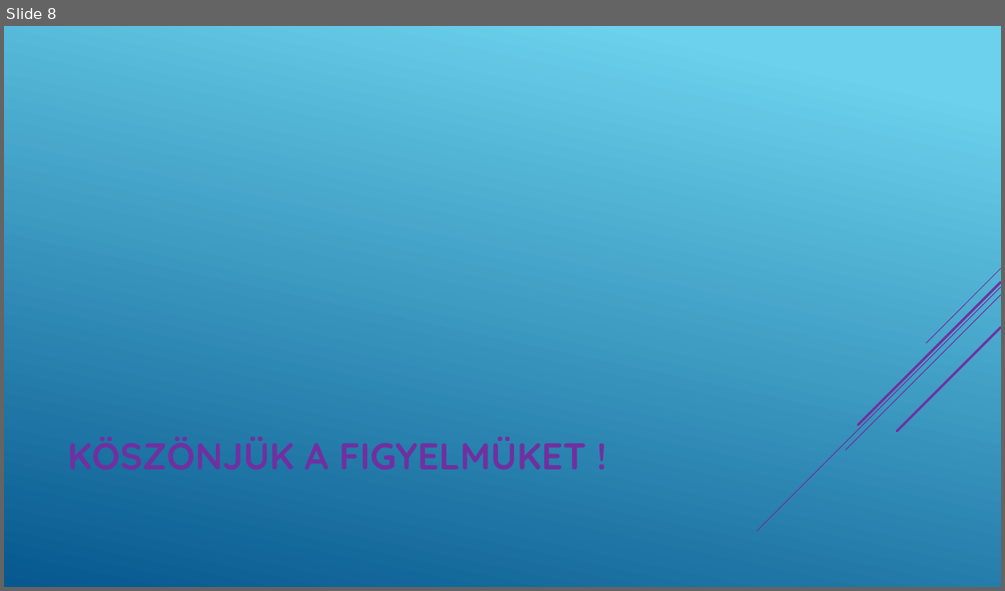
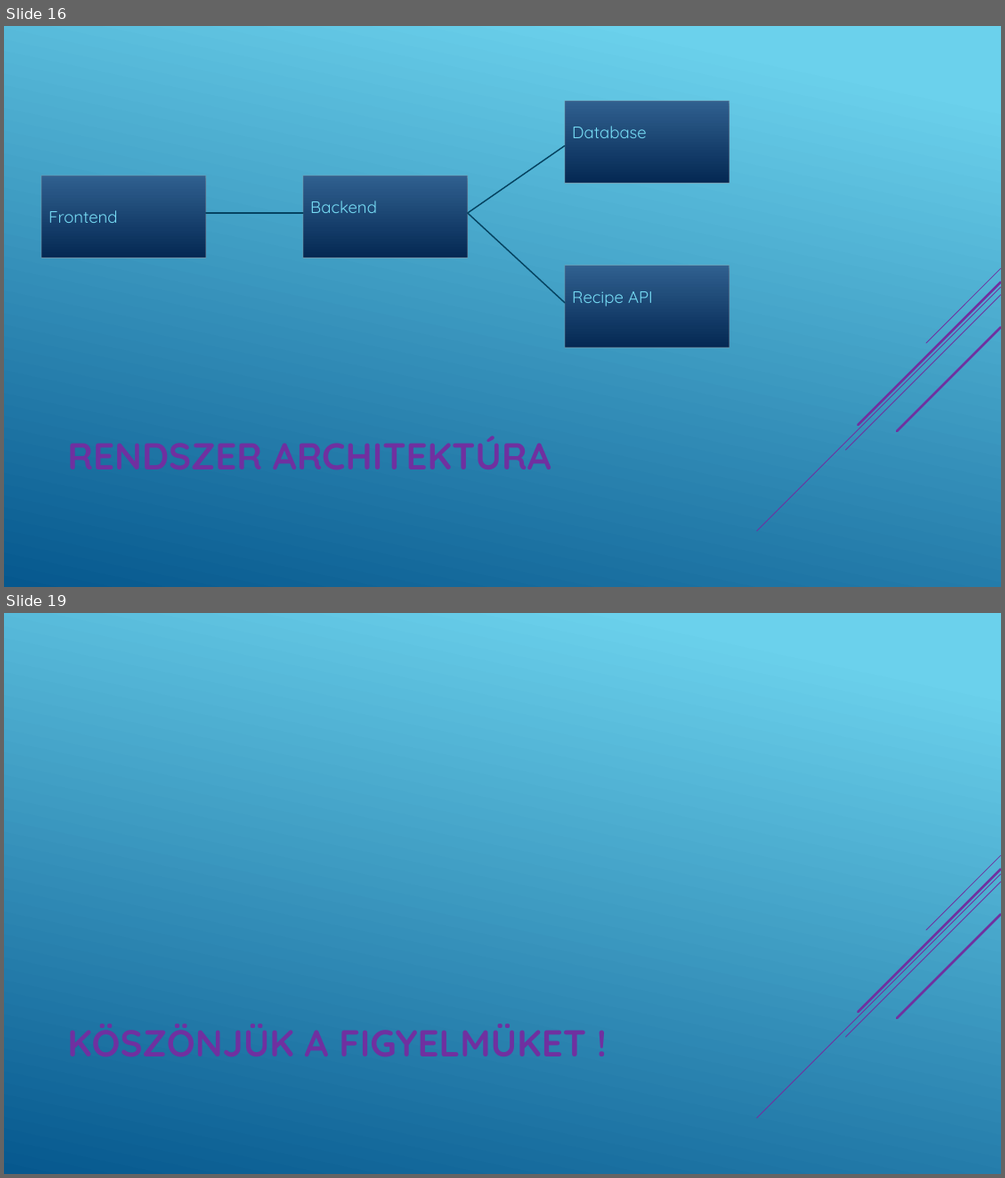
Before and after one commit to SutusRobert/13.S2_6_vizsgaelemek, a slide deck: PPT/Magic Fridge.pptx. Shown one above the other, each under a label of ours: slide 8 before the commit, slides 16 and 19 after it; the slides between them are not shown. The pictures are 1005x591 and 1005x1178 pixels, drawn with LibreOffice and Linux fonts; fonts in the diff are those of the drawing. Boxes give left, top, right and bottom in pixels: in the first picture for what was removed or moved away, otherwise in the second. Text is boxed around its words. In the diff, an @@ line names an element or a change of style, - is before the commit and + after.

```diff
--- a/PPT/Magic Fridge.pptx
+++ b/PPT/Magic Fridge.pptx
@@ slide 16 added at bbox=[4, 26, 1001, 587], background gradient #6ED2EB to #06588E; not listed: 5 template elements that a slide beside it also shows @@
@@ rectangle added at bbox=[565, 101, 729, 183], fill gradient #316190 to #042853, outline #89919C 0.75 pt, 16 pt, text #76DBF4 @@
+Database
@@ line added from (468, 213) to (565, 145), #054361 1.25 pt @@
@@ rectangle added at bbox=[41, 176, 206, 257], fill gradient #316190 to #042853, outline #89919C 0.75 pt, 16 pt, text #76DBF4 @@
+Frontend
@@ rectangle added at bbox=[303, 176, 468, 257], fill gradient #316190 to #042853, outline #89919C 0.75 pt, 16 pt, text #76DBF4 @@
+Backend
@@ line added from (206, 213) to (303, 213), #054361 1.25 pt @@
@@ line added from (468, 213) to (565, 303), #054361 1.25 pt @@
@@ rectangle added at bbox=[565, 265, 729, 347], fill gradient #316190 to #042853, outline #89919C 0.75 pt, 16 pt, text #76DBF4 @@
+Recipe API
@@ what was slide 8 is now slide 19 @@
```
Also in this commit, not shown: 6 slides changed, 11 other slides added, 1 slide removed.
